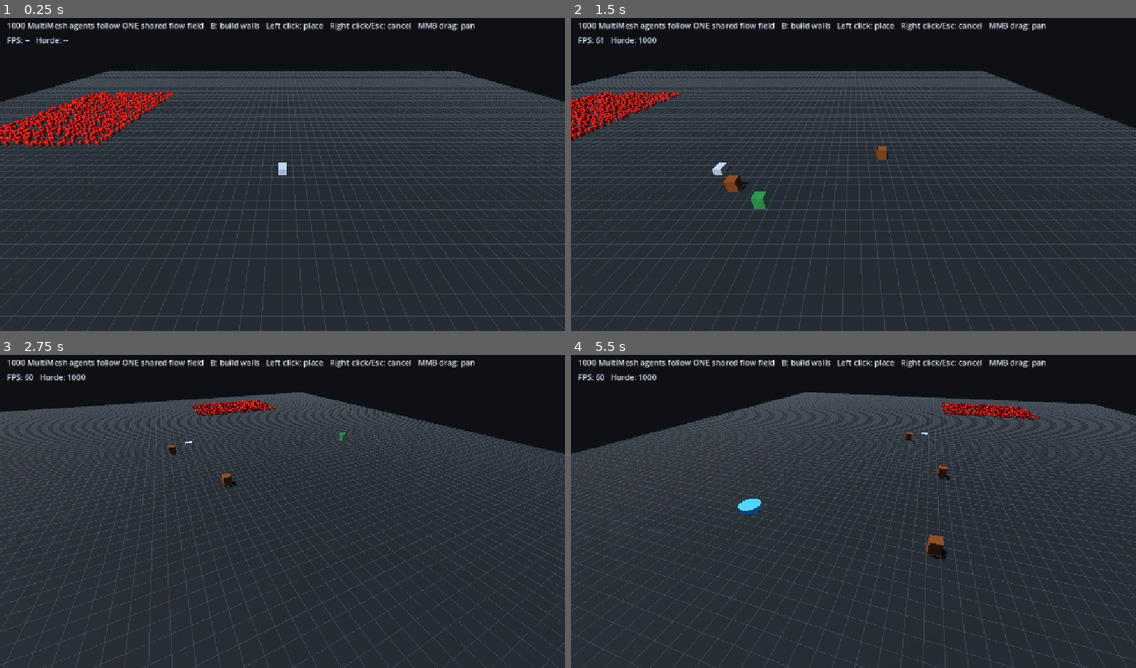
Above: before the commit, frames 1-4 (two rows, left to right).
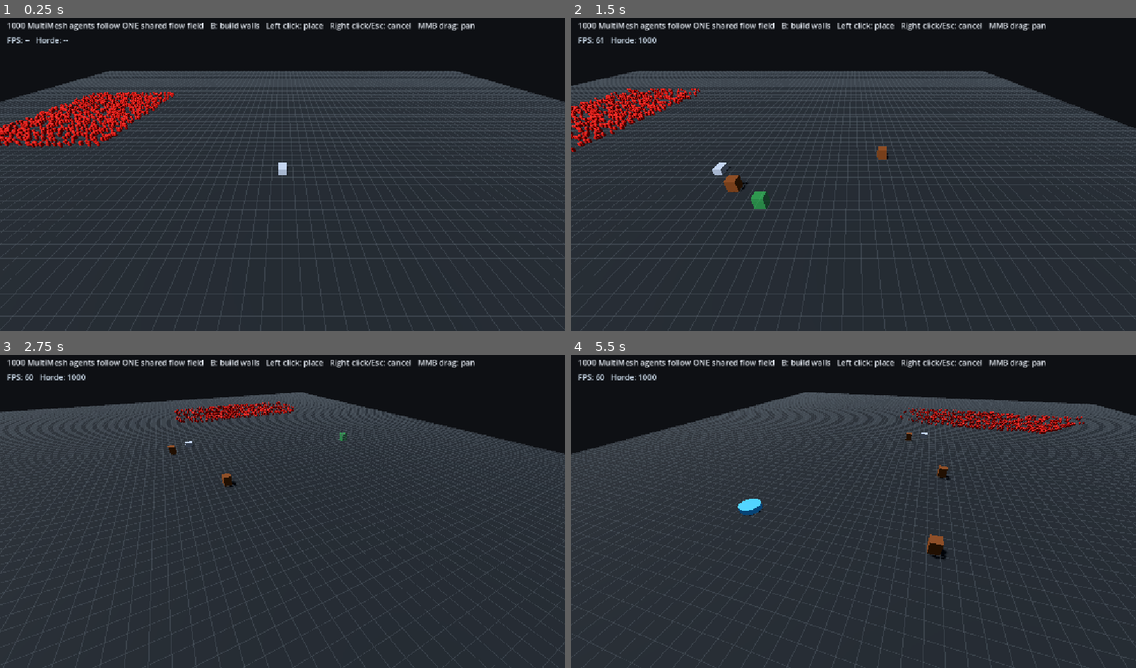
Above: after the commit, the same moments.

Repository: CaptainTiki/HordeLab
Game: Godot game, scene res://scenes/main.tscn
Two runs of this game, one before a commit and one after it. Both use one fixed random seed, a clock stepped at 60 frames per second and the inputs below.
Inputs (mouse positions are in pixels of both pictures, inside the frame that each line leads up to):
- Up to frame 1 (0.25 s): no input
- Up to frame 2 (1.5 s): tap Enter at 0.5 s; move the mouse to (977, 155) at 0.52 s; hold D 0.53-1.25 s; tap B at 0.6 s; click (977, 155) at 0.67 s; drag from (740, 187) to (825, 237) at 1.27 s
- Up to frame 3 (2.75 s): move the mouse to (339, 439) at 2.02 s; hold D from 2.03 s (still down); hold Q from 2.03 s (still down)
- Up to frame 4 (5.5 s): release D at 2.75 s; release Q at 2.75 s; drag from (825, 574) to (684, 461) at 2.77 s; move the mouse to (1023, 558) at 3.52 s; hold A 3.53-4.25 s; tap B at 3.6 s; drag from (684, 461) to (768, 430) at 4.27 s; move the mouse to (881, 508) at 5.02 s; hold S from 5.03 s (still down); hold Q from 5.03 s (still down); click (881, 508) at 5.17 s

The runs differ from the first frame. In frame 1, 1.1% of the frame differs, in the area x 0-31%, y 23-42%; in frame 2, 1.7%, in the area x 0-23%, y 22-43%; in frame 3, 0.7%; in frame 4, 1.4%.

Commit message:
Fix committed-cell movement freeze

Diff:
--- a/scripts/horde_simulation.gd
+++ b/scripts/horde_simulation.gd
@@ -51,16 +51,16 @@
 	for index: int in range(positions.size()):
 		var position: Vector3 = positions[index]
 		var current_cell: Vector2i = grid.world_to_cell(position)
-		if current_cell == flow_field.goal_cell:
+		if current_cell == flow_field.goal_cell and target_cells[index] == INVALID_CELL:
 			multimesh.set_instance_transform(index, Transform3D(Basis.IDENTITY, position))
 			continue
 
 		var target_cell: Vector2i = target_cells[index]
-		if target_cell == INVALID_CELL or not flow_field.can_traverse(current_cell, target_cell):
+		if target_cell == INVALID_CELL or not _target_is_still_valid(current_cell, target_cell):
 			target_cell = _choose_next_cell(index, current_cell)
 			target_cells[index] = target_cell
 
-		if target_cell != current_cell:
+		if target_cell != INVALID_CELL and target_cell != current_cell or target_cell == current_cell:
 			var target: Vector3 = grid.cell_to_world(target_cell)
 			var lane_offset: Vector2 = lane_offsets[index]
 			target.x += lane_offset.x
@@ -68,15 +68,24 @@
 			target.y = position.y
 			var offset: Vector3 = target - position
 			var distance: float = offset.length()
+
 			if distance <= target_arrival_distance:
 				position = target
+				positions[index] = position
 				target_cells[index] = INVALID_CELL
 			elif distance > 0.001:
 				var step: float = minf(max_step, distance)
 				position += offset / distance * step
-			positions[index] = position
+				positions[index] = position
 
 		multimesh.set_instance_transform(index, Transform3D(Basis.IDENTITY, position))
+
+func _target_is_still_valid(current_cell: Vector2i, target_cell: Vector2i) -> bool:
+	if not grid.is_valid_cell(target_cell) or grid.is_blocked(target_cell):
+		return false
+	if current_cell == target_cell:
+		return true
+	return flow_field.can_traverse(current_cell, target_cell)
 
 func _choose_next_cell(agent_index: int, current_cell: Vector2i) -> Vector2i:
 	var current_cost: int = flow_field.get_cost(current_cell)
